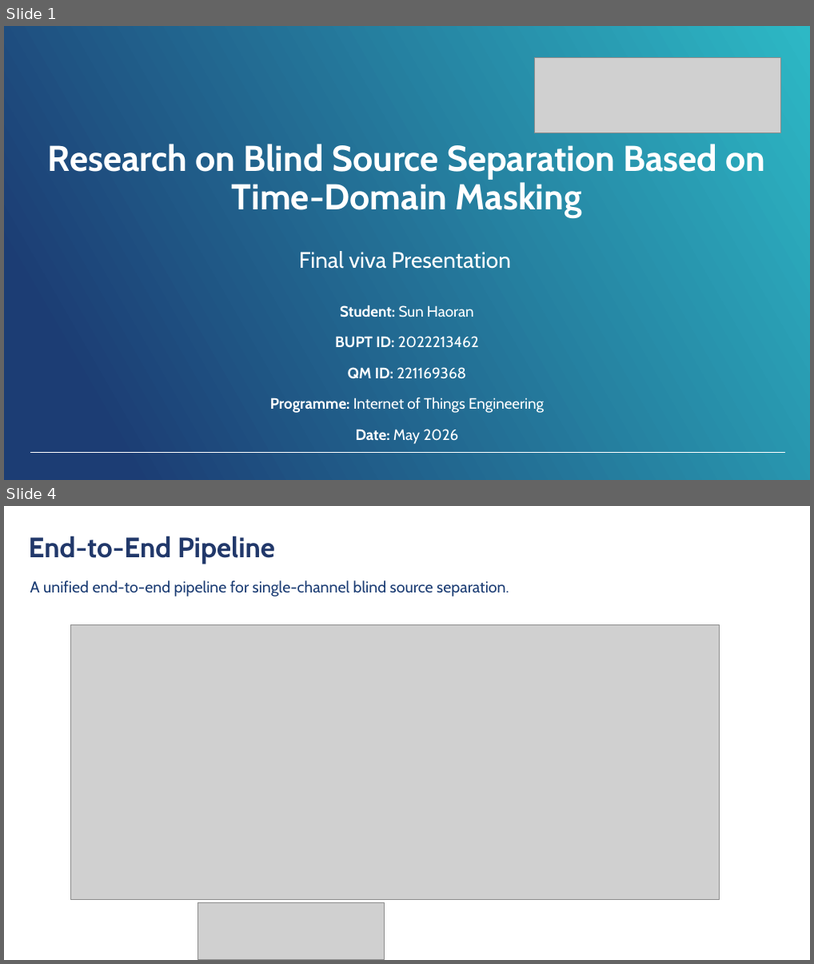
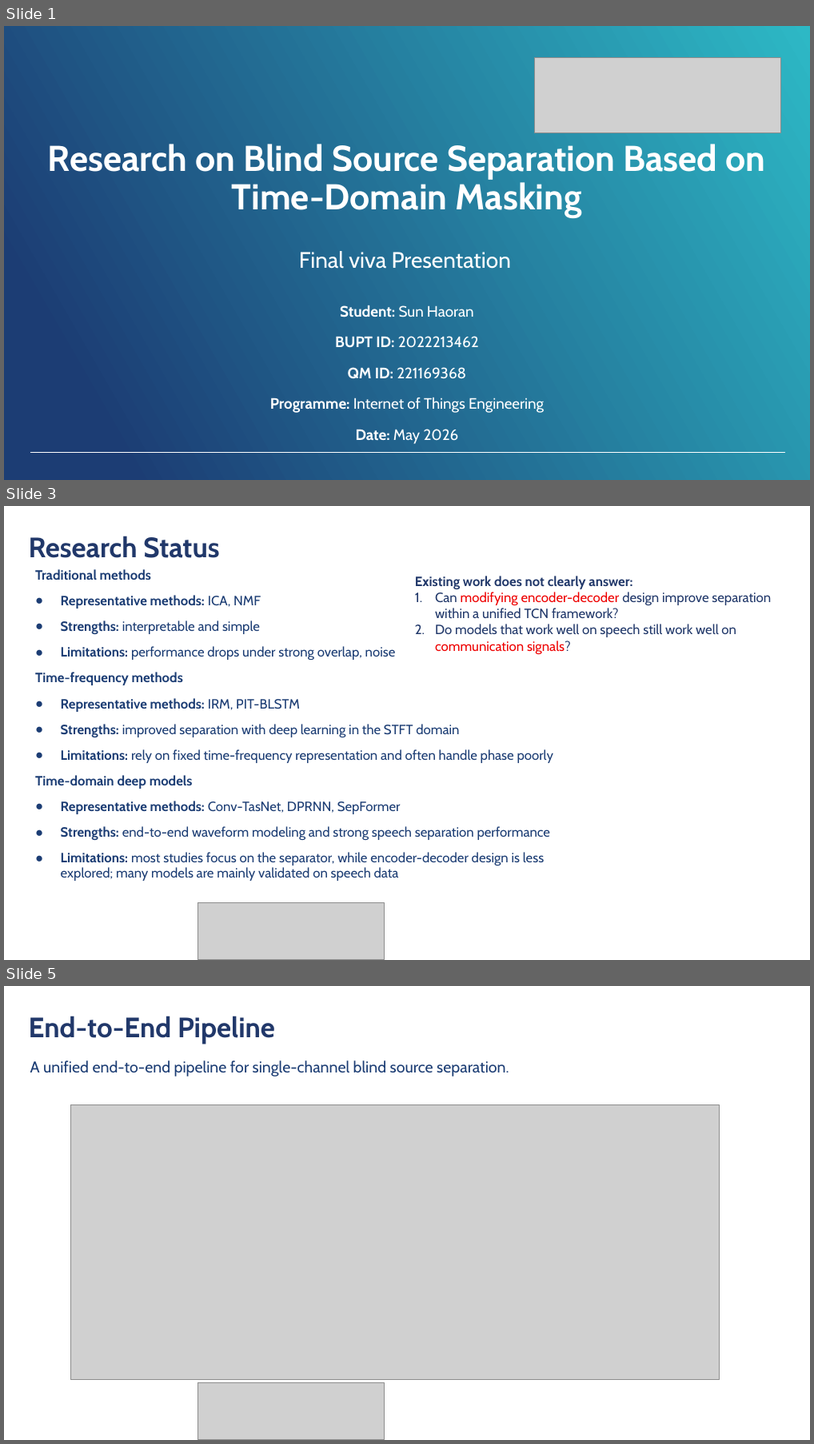
Before and after one commit to Keeper0824/Research-on-Blind-Source-Separation-Based-on-Time-Domain-Masking, a slide deck: Documents/Sun Haoran_2022213462_FinalViva.pptx. Shown one above the other, each under a label of ours: slides 1 and 4 before the commit, slides 1, 3 and 5 after it; the slides between them are not shown. The pictures are 814x964 and 814x1444 pixels, drawn with LibreOffice and Linux fonts; fonts in the diff are those of the drawing; grey boxes stand for pictures; background and template pictures are left out. Boxes give left, top, right and bottom in pixels: in the first picture for what was removed or moved away, otherwise in the second. Text is boxed around its words. In the diff, an @@ line names an element or a change of style, - is before the commit and + after.

```diff
--- a/Documents/Sun Haoran_2022213462_FinalViva.pptx
+++ b/Documents/Sun Haoran_2022213462_FinalViva.pptx
@@ slide 3 added at bbox=[4, 506, 810, 960], background #FFFFFF; not listed: 1 template element that a slide beside it also shows @@
@@ title added at bbox=[29, 536, 219, 558], 25 pt, text #21386A, bold @@
+Research Status
@@ text added at bbox=[35, 569, 554, 880], 12 pt, text #1C3D74 @@
+Traditional methods
+● Representative methods: ICA, NMF
+● Strengths: interpretable and simple
+● Limitations: performance drops under strong overlap, noise
+Time-frequency methods
+● Representative methods: IRM, PIT-BLSTM
+● Strengths: improved separation with deep learning in the STFT domain
+● Limitations: rely on fixed time-frequency representation and often handle phase poorly
+Time-domain deep models
+● Representative methods: Conv-TasNet, DPRNN, SepFormer
+● Strengths: end-to-end waveform modeling and strong speech separation performance
+● Limitations: most studies focus on the separator, while encoder-decoder design is less explored; many models are mainly validated on speech data
@@ text added at bbox=[415, 576, 771, 654], 12 pt, text #21386A @@
+Existing work does not clearly answer:
+1. Can modifying encoder-decoder design improve separation within a unified TCN framework?
+2. Do models that work well on speech still work well on communication signals?
@@ picture added at bbox=[198, 903, 384, 960] @@
@@ what was slide 4 is now slide 5 @@
```
Also in this commit, not shown: 2 slides changed, 16 other files.
